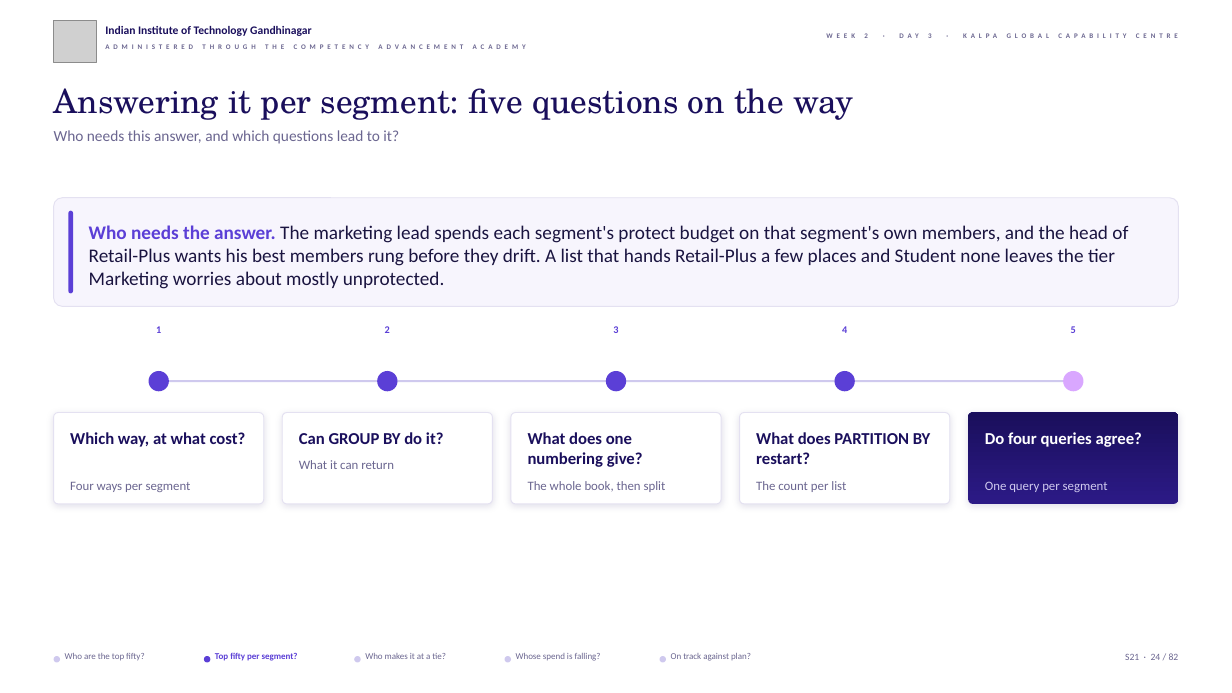
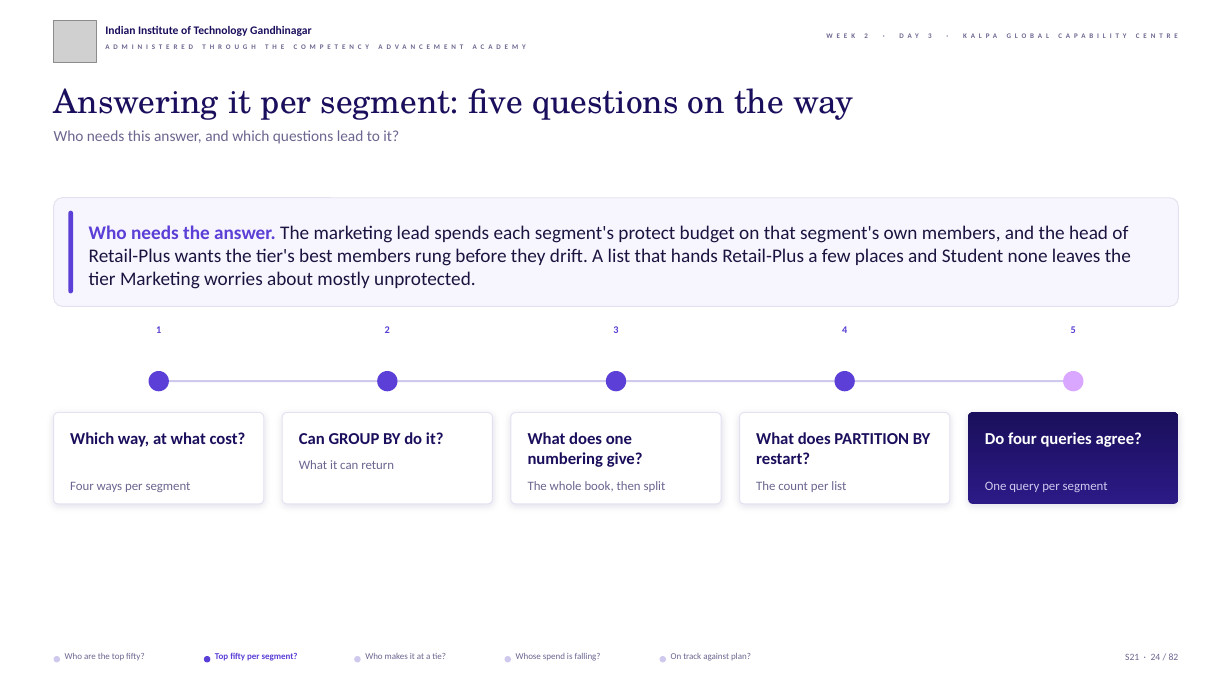
Before and after one commit to fde-academy-lab/c2-content-factory, a slide deck: slide 24 of content/W02/D3/slides/C2_W02_D03_half1_STUDENT.pptx. Drawn at 1232x693 pixels with LibreOffice and Linux fonts; fonts in the diff are those of the drawing; grey boxes stand for pictures; background and template pictures are left out. Boxes give left, top, right and bottom in pixels: in the first picture for what was removed or moved away, otherwise in the second. Text is boxed around its words. In the diff, an @@ line names an element or a change of style, - is before the commit and + after.

```diff
--- a/content/W02/D3/slides/C2_W02_D03_half1_STUDENT.pptx
+++ b/content/W02/D3/slides/C2_W02_D03_half1_STUDENT.pptx
@@ text at (x1=89, y1=225, x2=1131, y2=289): text changed @@
-Who needs the answer. The marketing lead spends each segment's protect budget on that segment's own members, and the head of Retail-Plus wants his best members rung before they drift. A list that hands Retail-Plus a few places and Student none leaves the tier Marketing worries about mostly unprotected.
+Who needs the answer. The marketing lead spends each segment's protect budget on that segment's own members, and the head of Retail-Plus wants the tier's best members rung before they drift. A list that hands Retail-Plus a few places and Student none leaves the tier Marketing worries about mostly unprotected.
```
Also in this commit, not shown: 26 other slides changed, 23 other files.
